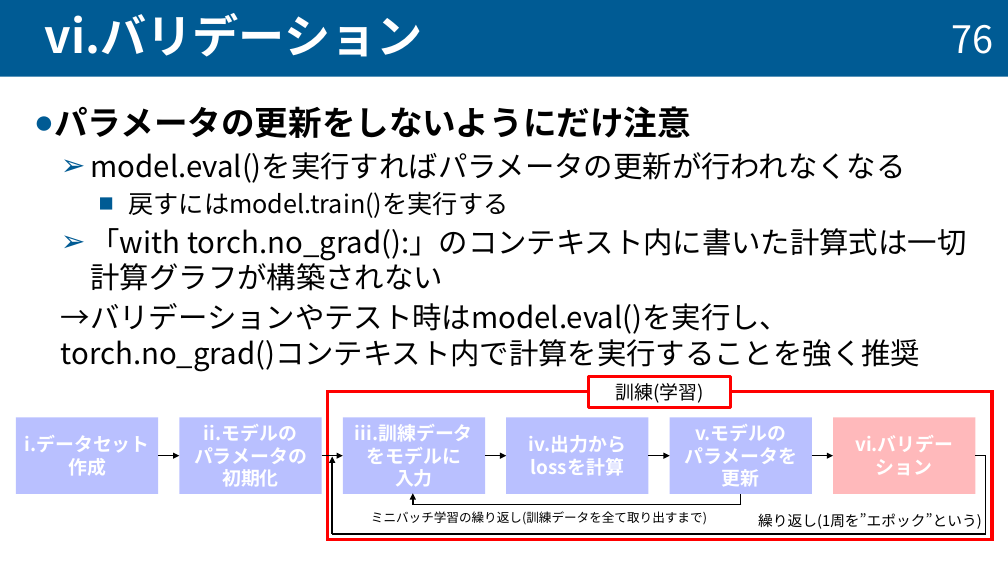
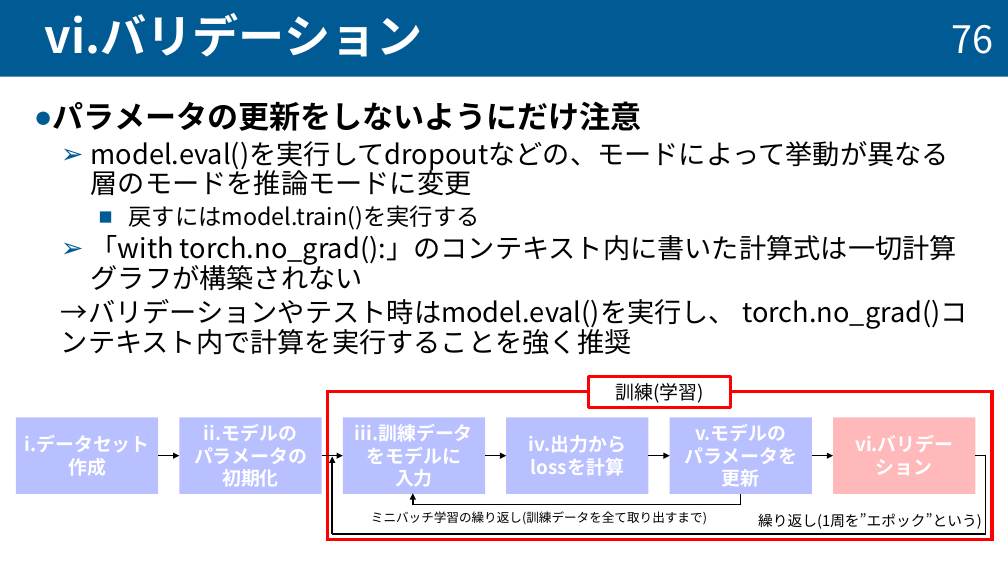
Before and after one commit to taiseifujisawa/cnn_manual_nktlab, a slide deck: slide 77 of cnn_manual.pptx. Drawn at 1008x567 pixels with LibreOffice and Linux fonts; fonts in the diff are those of the drawing. Boxes give left, top, right and bottom in pixels: in the first picture for what was removed or moved away, otherwise in the second. Text is boxed around its words. In the diff, an @@ line names an element or a change of style, - is before the commit and + after.

```diff
--- a/cnn_manual.pptx
+++ b/cnn_manual.pptx
@@ text at <box>53,101,968,355</box>: size 32 to 29.6 pt in "パラメータの更新をしないようにだけ注意"; size 24 to 22.2 pt in "戻すにはmodel.train()を実行する"; size 28 to 25.9 pt in "「with torch.no_grad():」のコンテキスト内に書いた計算式は一切計算グラフが構築されない", "→バリデーションやテスト時はmodel.eval()を実行し、 torch.no_grad()コンテキスト内で計算を実行 ..."; line spacing 1 to 0.9 @@
@@ text at <box>91,141,949,196</box>: text changed; size 28 to 25.9 pt @@
-  ➢ model.eval()を実行すればパラメータの更新が行われなくなる
+  ➢ model.eval()を実行してdropoutなどの、モードによって挙動が異なる層のモードを推論モードに変更
```
Also in this commit, not shown: 5 other slides changed.
